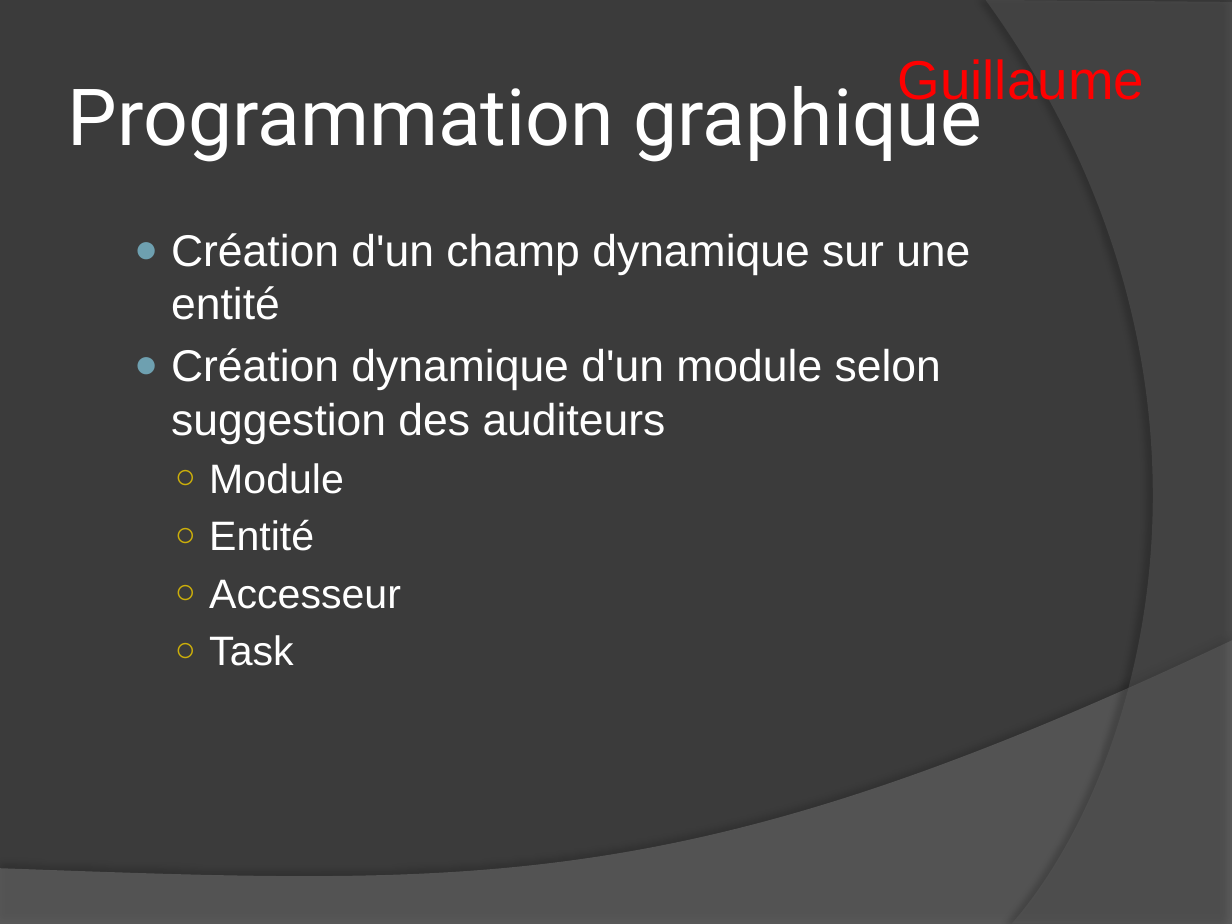
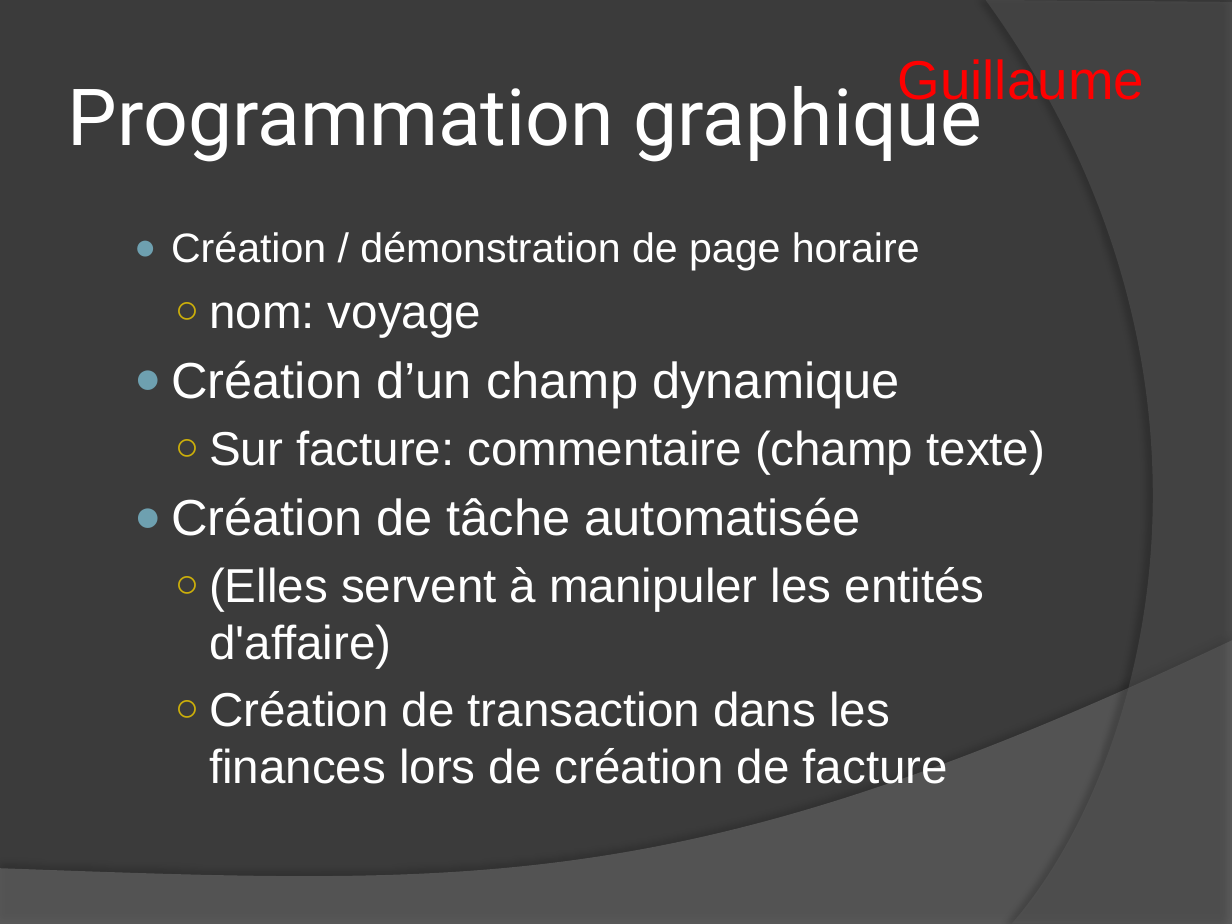
Before and after one commit to udovisdevoh/newtonerp, a slide deck: slide 12 of NewtonERP/Documentation/BeeERP_presentation.pptx. Drawn at 1232x924 pixels with LibreOffice and Linux fonts; fonts in the diff are those of the drawing. Boxes give left, top, right and bottom in pixels: in the first picture for what was removed or moved away, otherwise in the second. Text is boxed around its words. In the diff, an @@ line names an element or a change of style, - is before the commit and + after.

```diff
--- a/NewtonERP/Documentation/BeeERP_presentation.pptx
+++ b/NewtonERP/Documentation/BeeERP_presentation.pptx
@@ text at bbox=[171, 231, 1045, 784]: text changed; size 26 to 27.8 pt @@
-  ● Création d'un champ dynamique sur une entité
-  ● Création dynamique d'un module selon suggestion des auditeurs
-    ○ Module
-    ○ Entité
-    ○ Accesseur
-    ○ Task
+  ● Création / démonstration de page horaire
+    ○ nom: voyage
+  ● Création d’un champ dynamique
+    ○ Sur facture: commentaire (champ texte)
+  ● Création de tâche automatisée
+    ○ (Elles servent à manipuler les entités d'affaire)
+    ○ Création de transaction dans les finances lors de création de facture
```
Also in this commit, not shown: 1 other slide changed, 1 slide added.
